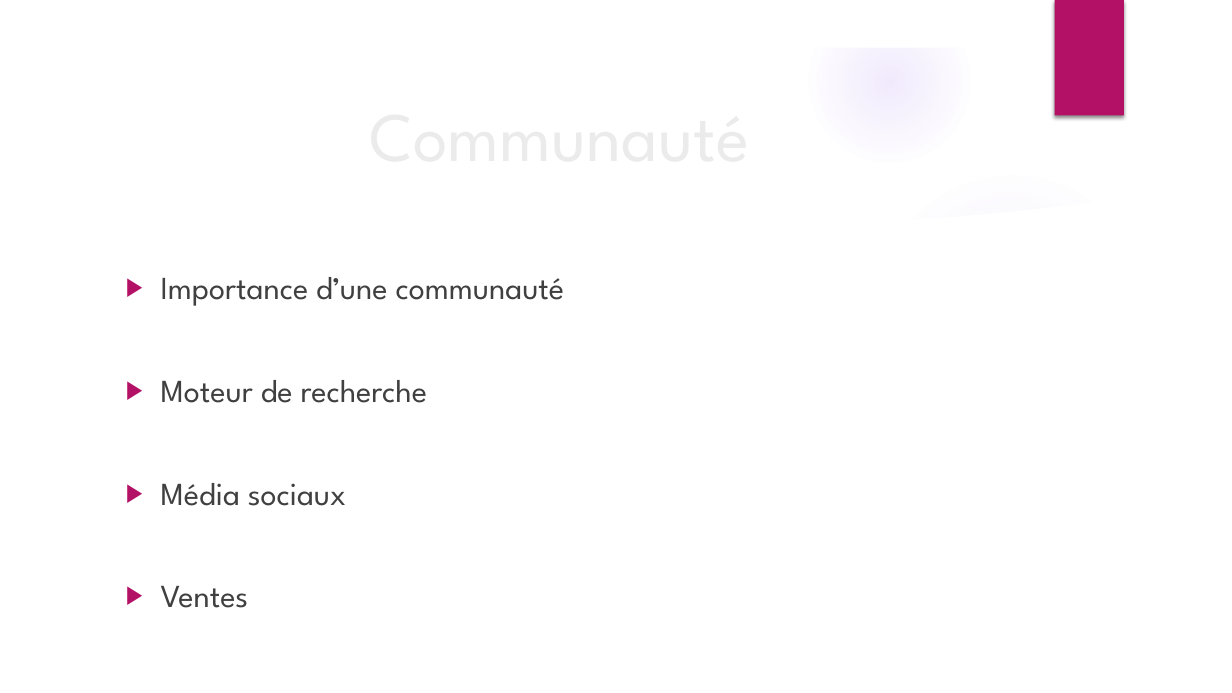
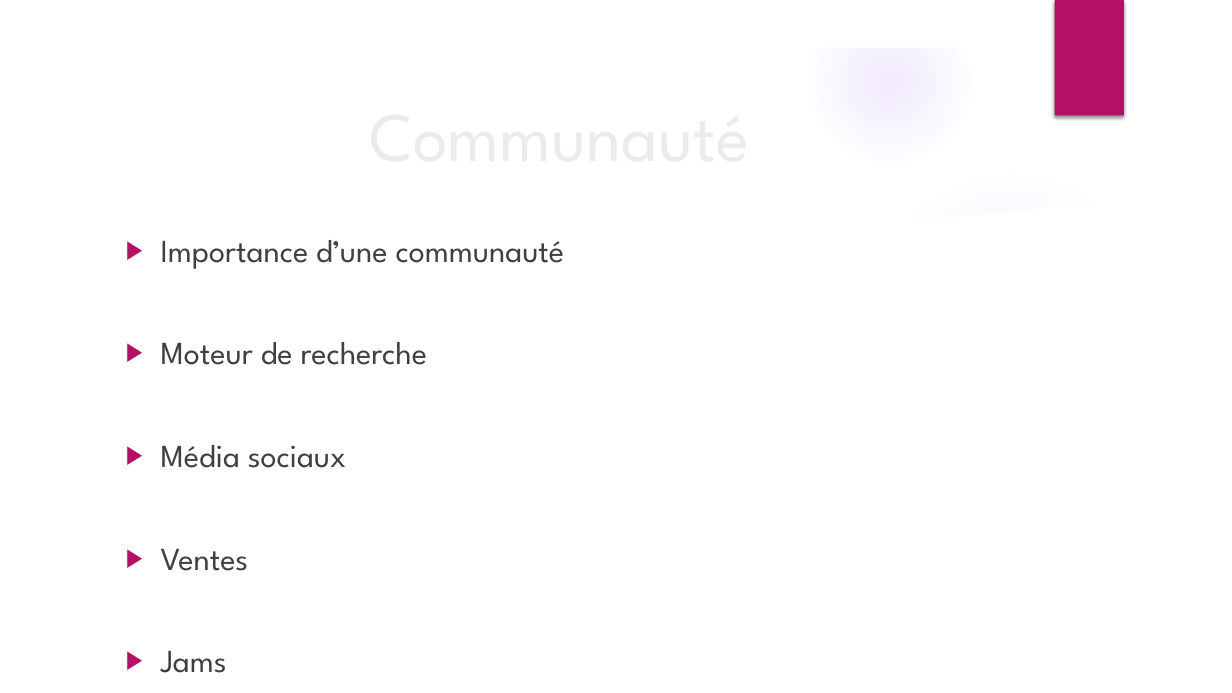
Before and after one commit to AsKeil/Raspberrypi_CDrummond, a slide deck: slide 7 of Commun/PrésentationPowerPoint.pptx. Drawn at 1232x693 pixels with LibreOffice and Linux fonts; fonts in the diff are those of the drawing; background and template pictures are left out. Boxes give left, top, right and bottom in pixels: in the first picture for what was removed or moved away, otherwise in the second. Text is boxed around its words. In the diff, an @@ line names an element or a change of style, - is before the commit and + after.

```diff
--- a/Commun/PrésentationPowerPoint.pptx
+++ b/Commun/PrésentationPowerPoint.pptx
@@ text "Importance d’une communauté": place and size @@
-text "Importance d’une communauté" at [161,277,565,608]
+text "Importance d’une communauté" at [161,240,565,673]
@@ text at [161,651,227,673]: paragraph added @@
+▶ Jams
```
Also in this commit, not shown: 1 other slide changed, 3 slides added, 1 other file.
